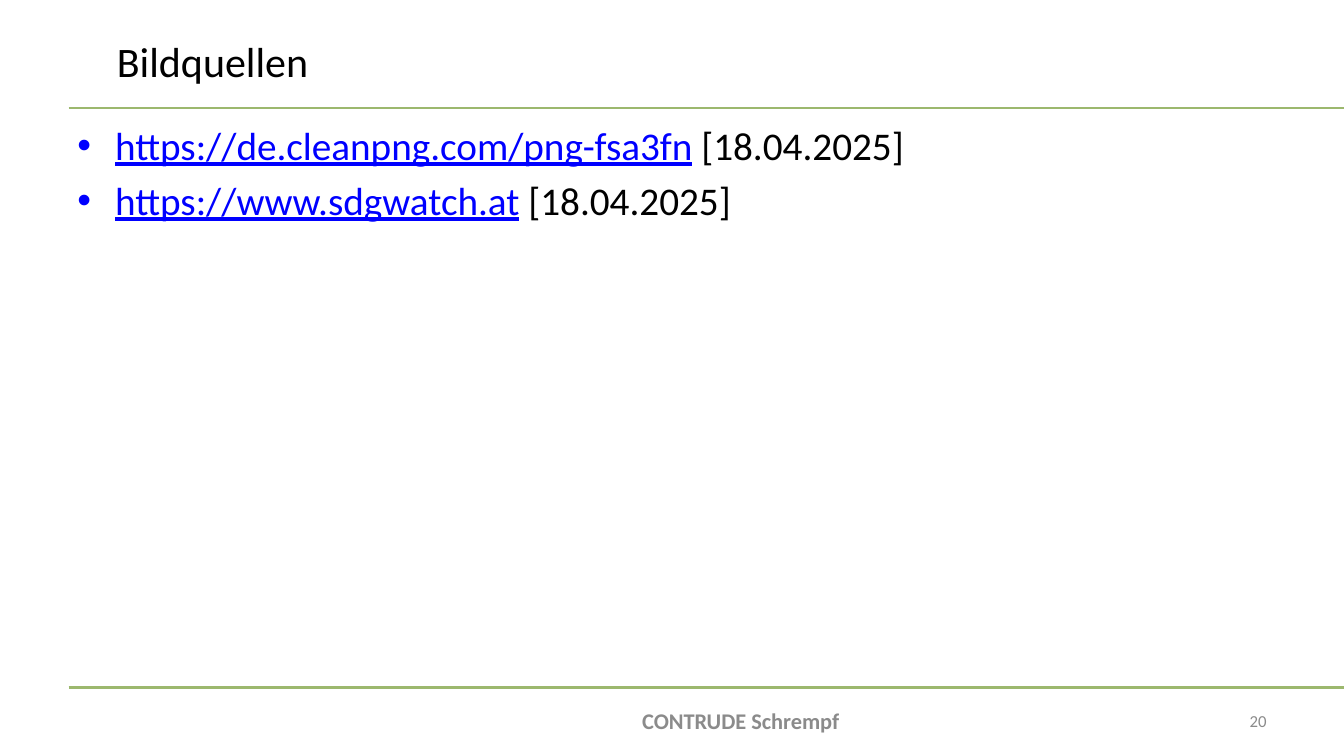
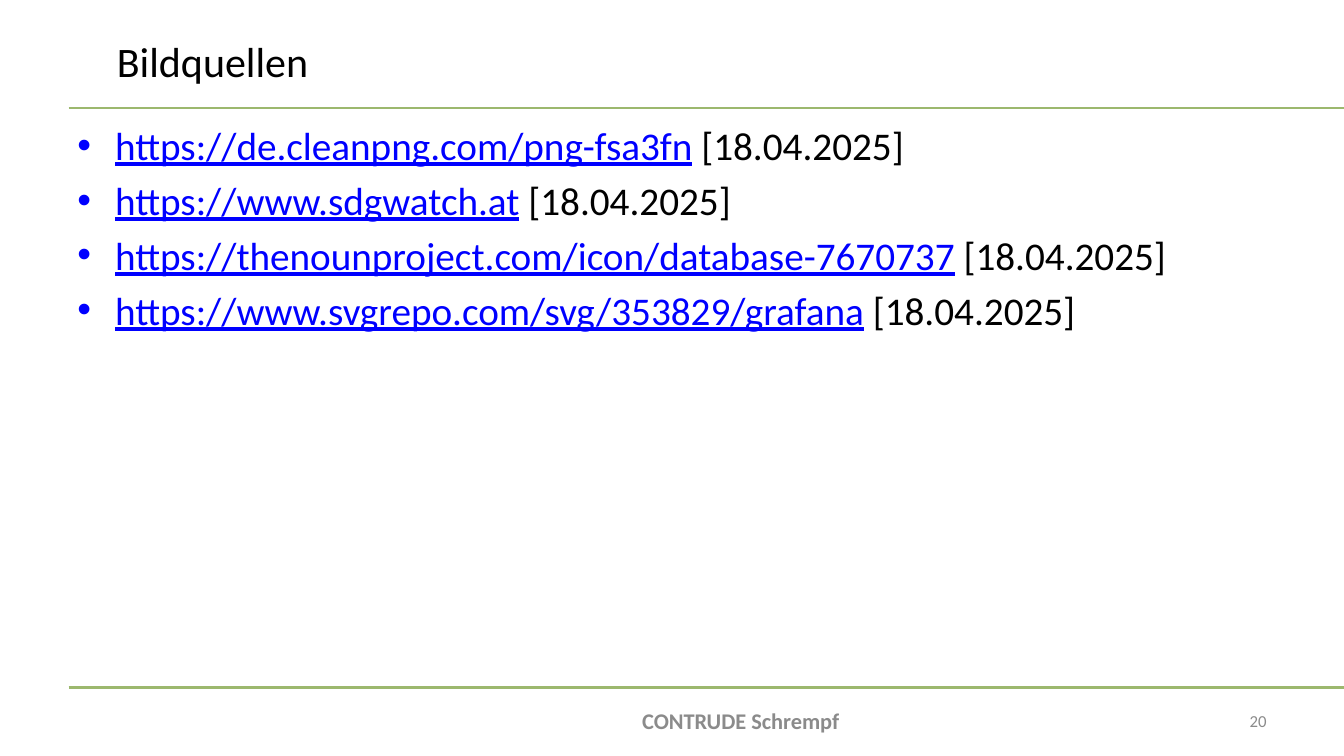
Before and after one commit to bitsneak/Contrude, a slide deck: slide 20 of Diplomarbeit/doc/Presentations/DA-Präsentation2025-Verteidigung.pptx. Drawn at 1344x756 pixels with LibreOffice and Linux fonts; fonts in the diff are those of the drawing; background and template pictures are left out. Boxes give left, top, right and bottom in pixels: in the first picture for what was removed or moved away, otherwise in the second. Text is boxed around its words. In the diff, an @@ line names an element or a change of style, - is before the commit and + after.

```diff
--- a/Diplomarbeit/doc/Presentations/DA-Präsentation2025-Verteidigung.pptx
+++ b/Diplomarbeit/doc/Presentations/DA-Präsentation2025-Verteidigung.pptx
@@ text at (x1=115, y1=241, x2=1166, y2=332): paragraphs added @@
+• https://thenounproject.com/icon/database-7670737 [18.04.2025]
+• https://www.svgrepo.com/svg/353829/grafana [18.04.2025]
```
Also in this commit, not shown: 3 other slides changed.
